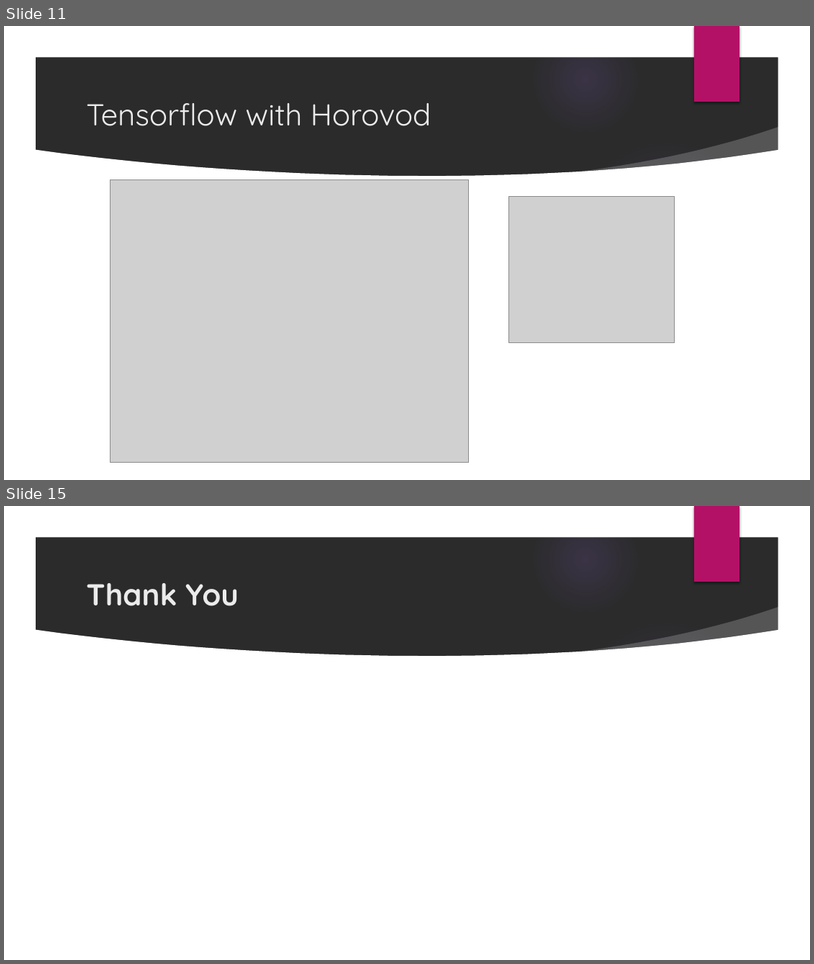
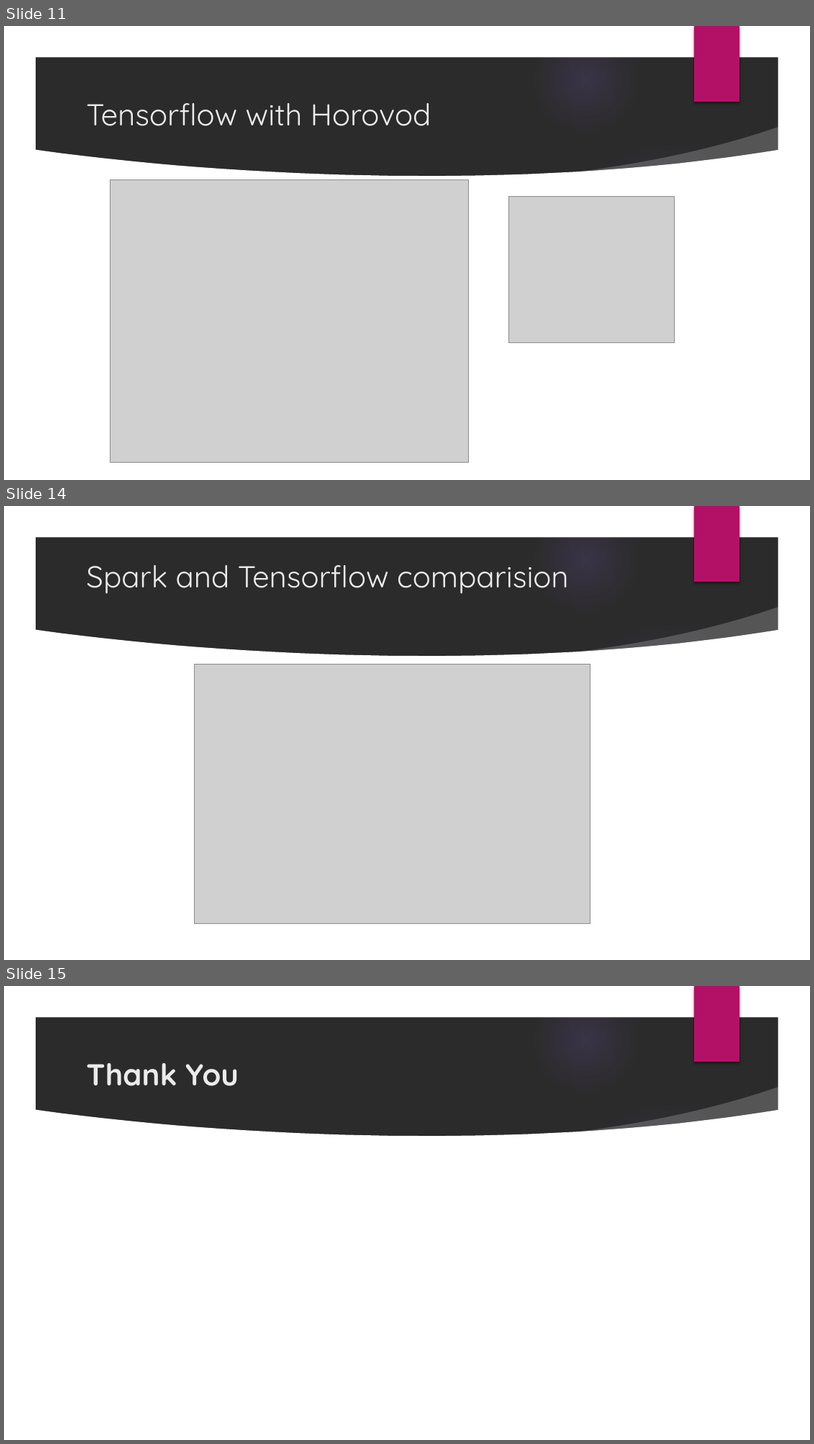
Before and after one commit to DSC-SPIDAL/E599-high-performance-big-data, a slide deck: spring-2019/3/report/skandag_sumish_DRM_PPT.pptx. Shown one above the other, each under a label of ours: slides 11 and 15 before the commit, slides 11, 14 and 15 after it; the slides between them are not shown. The pictures are 814x964 and 814x1444 pixels, drawn with LibreOffice and Linux fonts; fonts in the diff are those of the drawing; grey boxes stand for pictures; background and template pictures are left out; a plain dark background stands for a picture behind light text. Boxes give left, top, right and bottom in pixels: in the first picture for what was removed or moved away, otherwise in the second. Text is boxed around its words. In the diff, an @@ line names an element or a change of style, - is before the commit and + after.

```diff
--- a/spring-2019/3/report/skandag_sumish_DRM_PPT.pptx
+++ b/spring-2019/3/report/skandag_sumish_DRM_PPT.pptx
@@ slide 14 added at bbox=[4, 506, 810, 960], background picture (left out); not listed: 9 template elements that a slide beside it also shows @@
@@ title added at bbox=[86, 565, 569, 594], 36 pt, text #EBEBEB @@
+Spark and Tensorflow comparision
@@ picture added at bbox=[195, 664, 591, 924] @@
```
Also in this commit, not shown: 5 slides changed, 2 other slides added, 3 slides removed, 2 other files.
